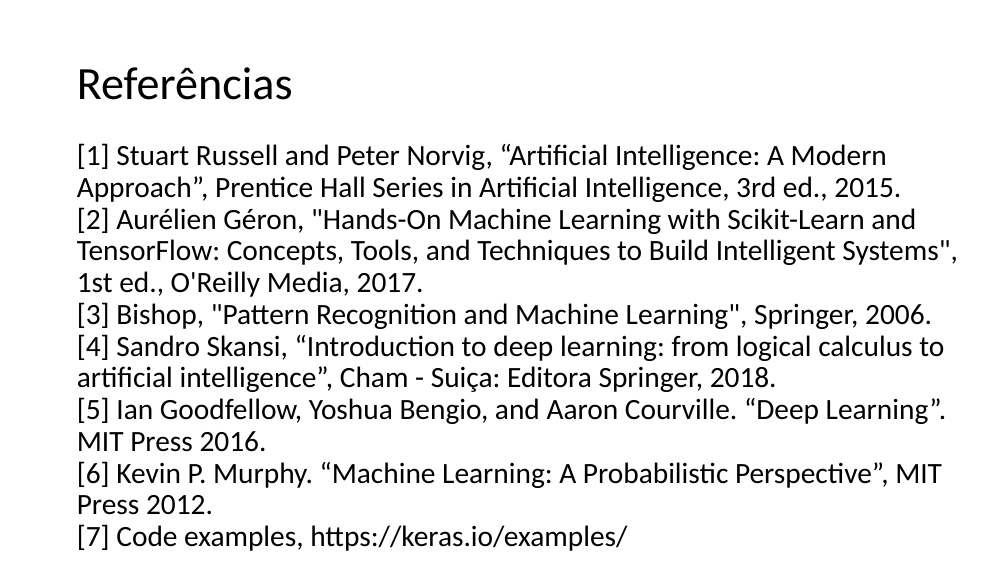
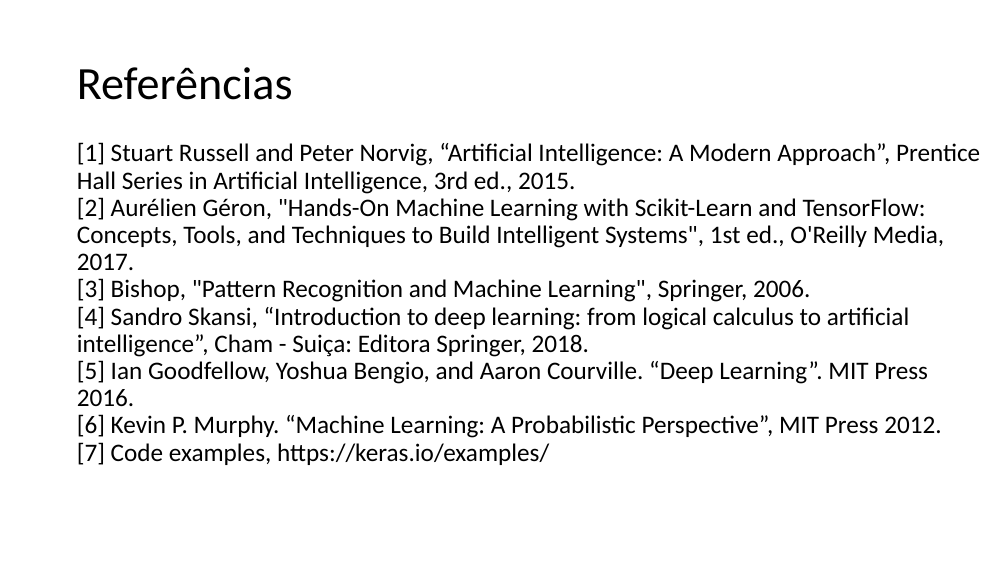
Before and after one commit to zz4fap/tp558-adv-ml, a slide deck: slide 8 of slides/TP558_1_Introdução_ao_curso.pptx. Drawn at 1008x567 pixels with LibreOffice and Linux fonts; fonts in the diff are those of the drawing. Boxes give left, top, right and bottom in pixels: in the first picture for what was removed or moved away, otherwise in the second. Text is boxed around its words. In the diff, an @@ line names an element or a change of style, - is before the commit and + after.

Commit message:
update of slides

```diff
--- a/slides/TP558_1_Introdução_ao_curso.pptx
+++ b/slides/TP558_1_Introdução_ao_curso.pptx
@@ text "[1] Stuart Russell and Peter ..." at [77, 142, 980, 465]: size 28 to 24 pt @@
```
Also in this commit, not shown: 1 slide added, 1 slide removed.
